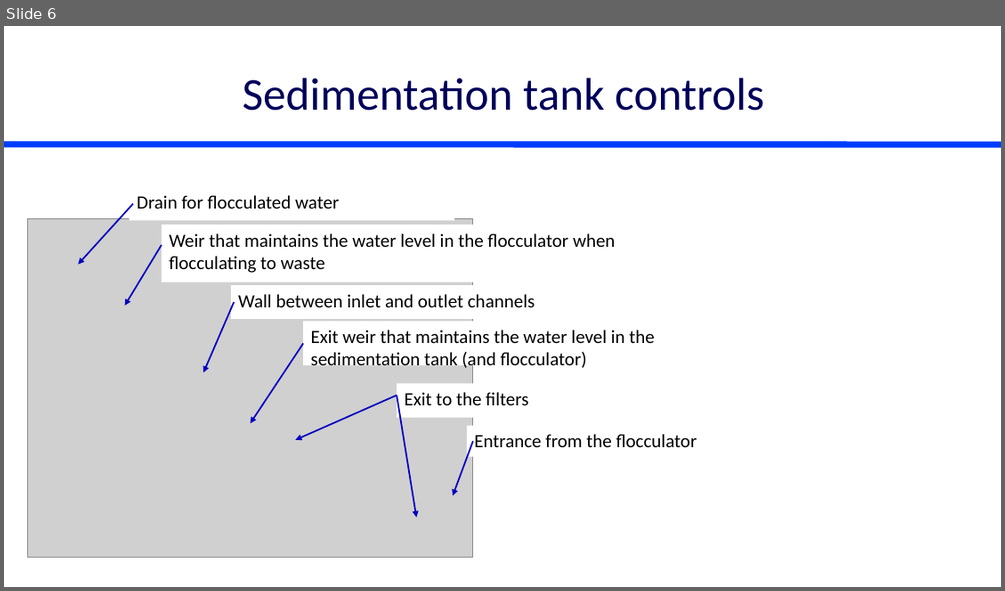
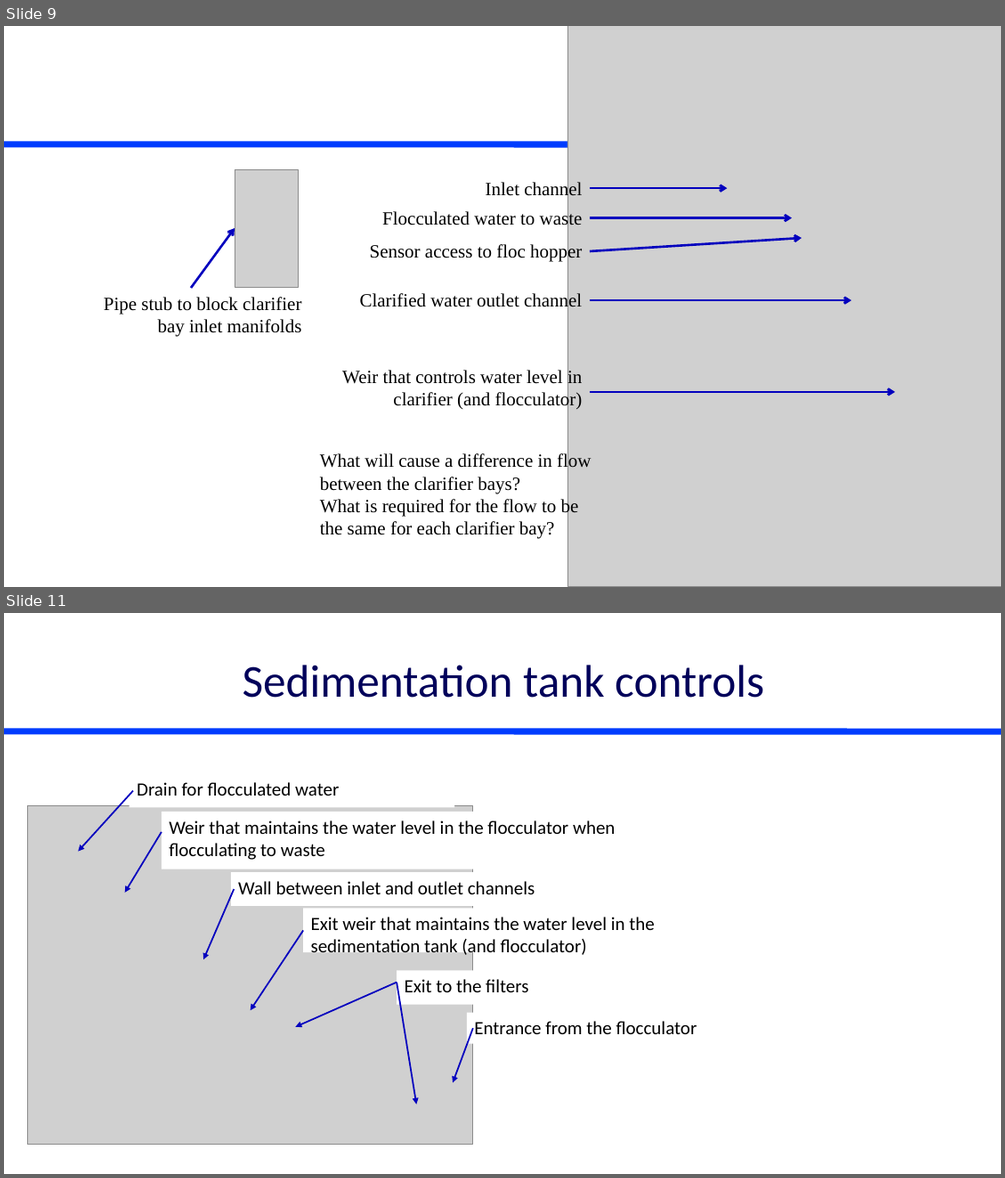
Before and after one commit to monroews/CEE4520Lectures, a slide deck: Manifolds.pptx. Shown one above the other, each under a label of ours: slide 6 before the commit, slides 9 and 11 after it; the slides between them are not shown. The pictures are 1005x591 and 1005x1178 pixels, drawn with LibreOffice and Linux fonts; fonts in the diff are those of the drawing; grey boxes stand for pictures. Boxes give left, top, right and bottom in pixels: in the first picture for what was removed or moved away, otherwise in the second. Text is boxed around its words. In the diff, an @@ line names an element or a change of style, - is before the commit and + after.

Commit message:
update Filtration design and Manifold

```diff
--- a/Manifolds.pptx
+++ b/Manifolds.pptx
@@ slide 9 added at (4,26,1001,587), background #FFFFFF; not listed: 1 template element that a slide beside it also shows @@
@@ picture added at (568,26,1001,586) @@
@@ picture added at (235,169,298,287) @@
@@ text added at (485,181,582,200), 18 pt, text #000000 @@
+Inlet channel
@@ text added at (382,210,582,229), 18 pt, text #000000 @@
+Flocculated water to waste
@@ arrow added from (590, 188) to (727, 188), #0300BE 2.25 pt @@
@@ arrow added from (191, 288) to (235, 228), #0300BE 2.25 pt @@
@@ arrow added from (590, 218) to (793, 218), #0300BE 2.25 pt @@
@@ arrow added from (590, 251) to (802, 238), #0300BE 2.25 pt @@
@@ text added at (370,242,582,261), 18 pt, text #000000 @@
+Sensor access to floc hopper
@@ text added at (360,291,582,310), 18 pt, text #000000 @@
+Clarified water outlet channel
@@ text added at (104,297,302,337), 18 pt, text #000000 @@
+Pipe stub to block clarifier bay inlet manifolds
@@ arrow added from (590, 300) to (851, 300), #0300BE 2.25 pt @@
@@ text added at (342,369,582,410), 18 pt, text #000000 @@
+Weir that controls water level in clarifier (and flocculator)
@@ arrow added from (590, 392) to (896, 392), #0300BE 2.25 pt @@
@@ text added at (320,452,591,539), 18 pt, text #000000 @@
+What will cause a difference in flow between the clarifier bays?
+What is required for the flow to be the same for each clarifier bay?
@@ what was slide 6 is now slide 11 @@
```
Also in this commit, not shown: 4 slides changed, 5 other slides added, 1 other file.
